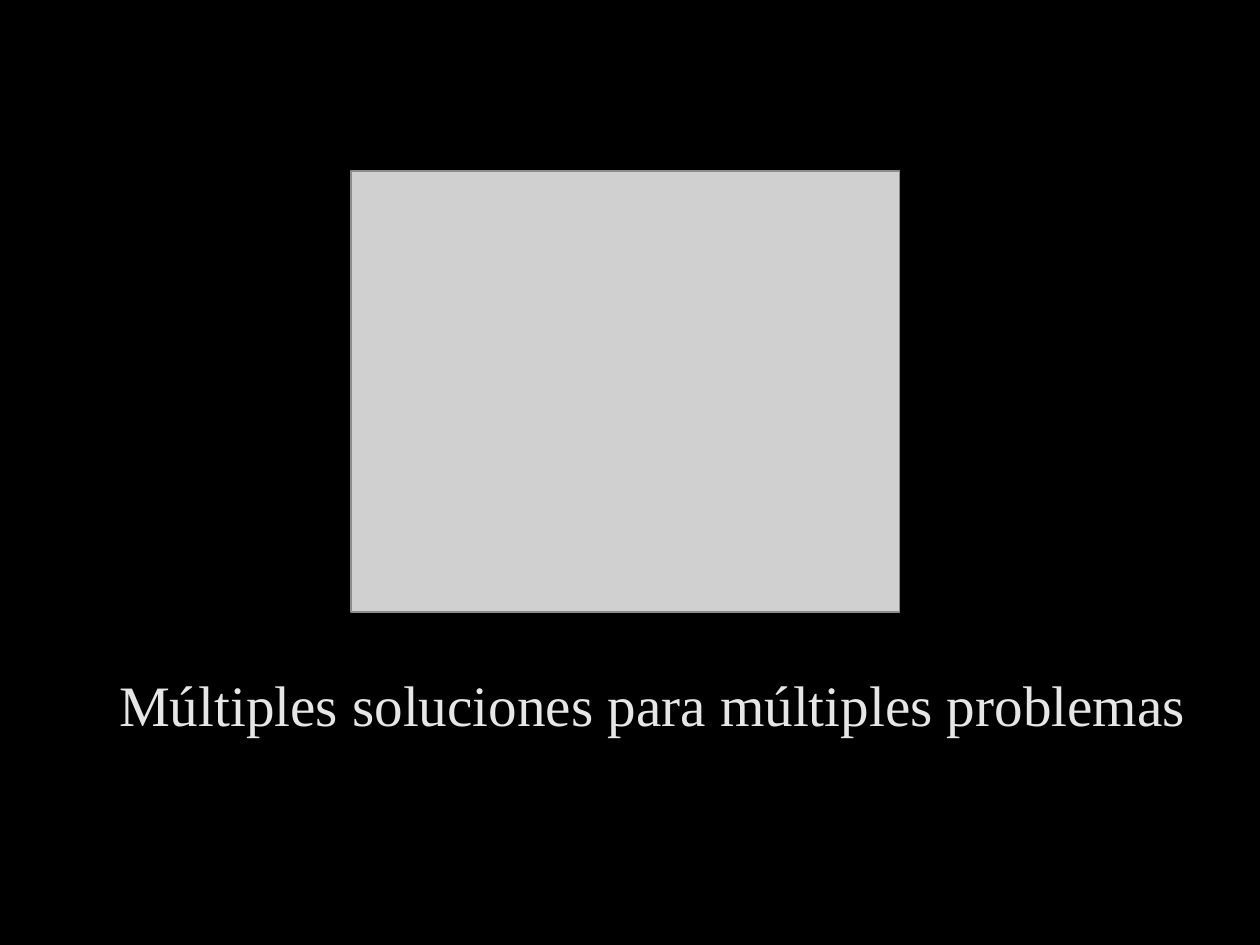
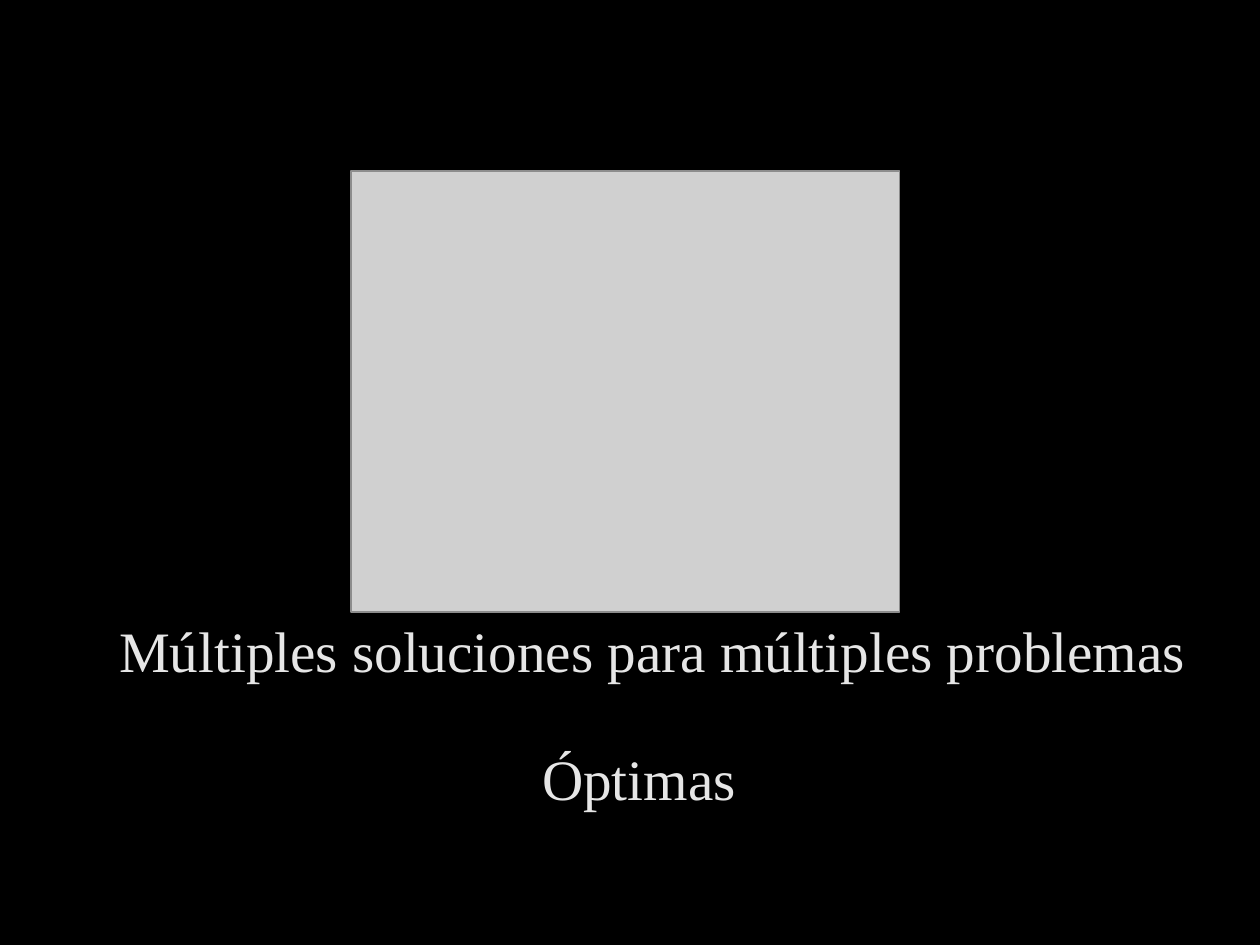
Before and after one commit to marcosdg/intro-AI-presentation, a slide deck: slide 9 of ia-and-ga.odp. Drawn at 1260x945 pixels with LibreOffice and Linux fonts; fonts in the diff are those of the drawing; grey boxes stand for pictures. Boxes give left, top, right and bottom in pixels: in the first picture for what was removed or moved away, otherwise in the second. Text is boxed around its words. In the diff, an @@ line names an element or a change of style, - is before the commit and + after.

```diff
--- a/ia-and-ga.odp
+++ b/ia-and-ga.odp
@@ text "Múltiples soluciones para múltiples problemas": place and size @@
-text "Múltiples soluciones para múltiples problemas" at <box>119,686,1185,736</box>
+text "Múltiples soluciones para múltiples problemas" at <box>119,632,1185,682</box>
@@ text added at <box>542,756,735,811</box>, 36 pt, text #E6E6E6 @@
+Óptimas
```
Also in this commit, not shown: 1 other slide changed.
